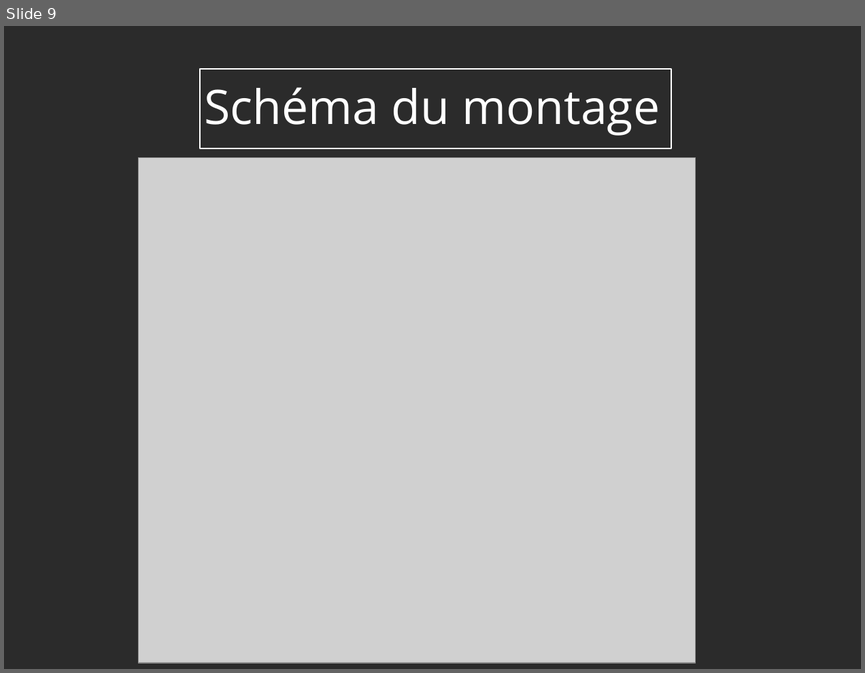
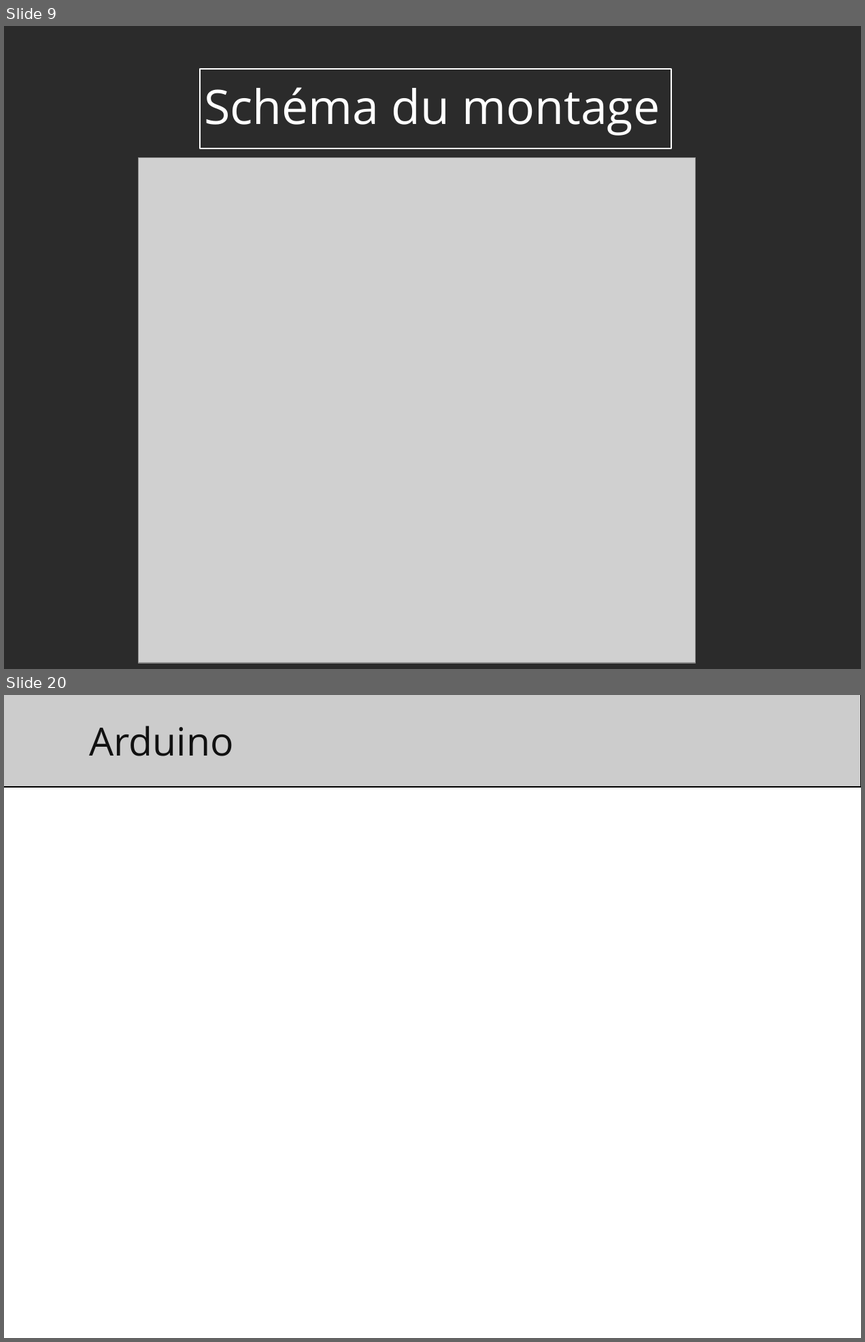
Before and after one commit to julienp17/WaveMirror, a slide deck: diaporama.odp. Shown one above the other, each under a label of ours: slide 9 before the commit, slides 9 and 20 after it; the slides between them are not shown. The pictures are 865x673 and 865x1342 pixels, drawn with LibreOffice and Linux fonts; fonts in the diff are those of the drawing; grey boxes stand for pictures; background and template pictures are left out; a plain dark background stands for a picture behind light text. Boxes give left, top, right and bottom in pixels: in the first picture for what was removed or moved away, otherwise in the second. Text is boxed around its words. In the diff, an @@ line names an element or a change of style, - is before the commit and + after.

```diff
--- a/diaporama.odp
+++ b/diaporama.odp
@@ slide 20 added at (4, 695, 861, 1338), background picture (left out) @@
@@ rectangle added at (4, 695, 861, 787), fill #CCCCCC, outline #000000 0 pt @@
@@ text added at (89, 726, 233, 756), 36 pt, text #111111 @@
+Arduino
@@ line added from (4, 787) to (861, 787), #000000 0 pt @@
```
Also in this commit, not shown: 2 slides changed, 11 other slides added, 6 other files.
